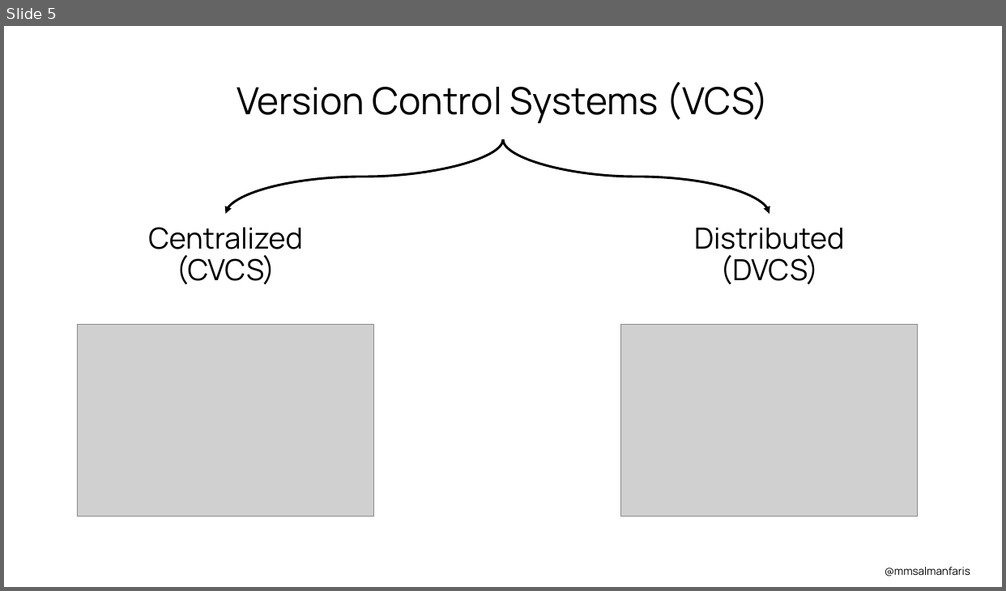
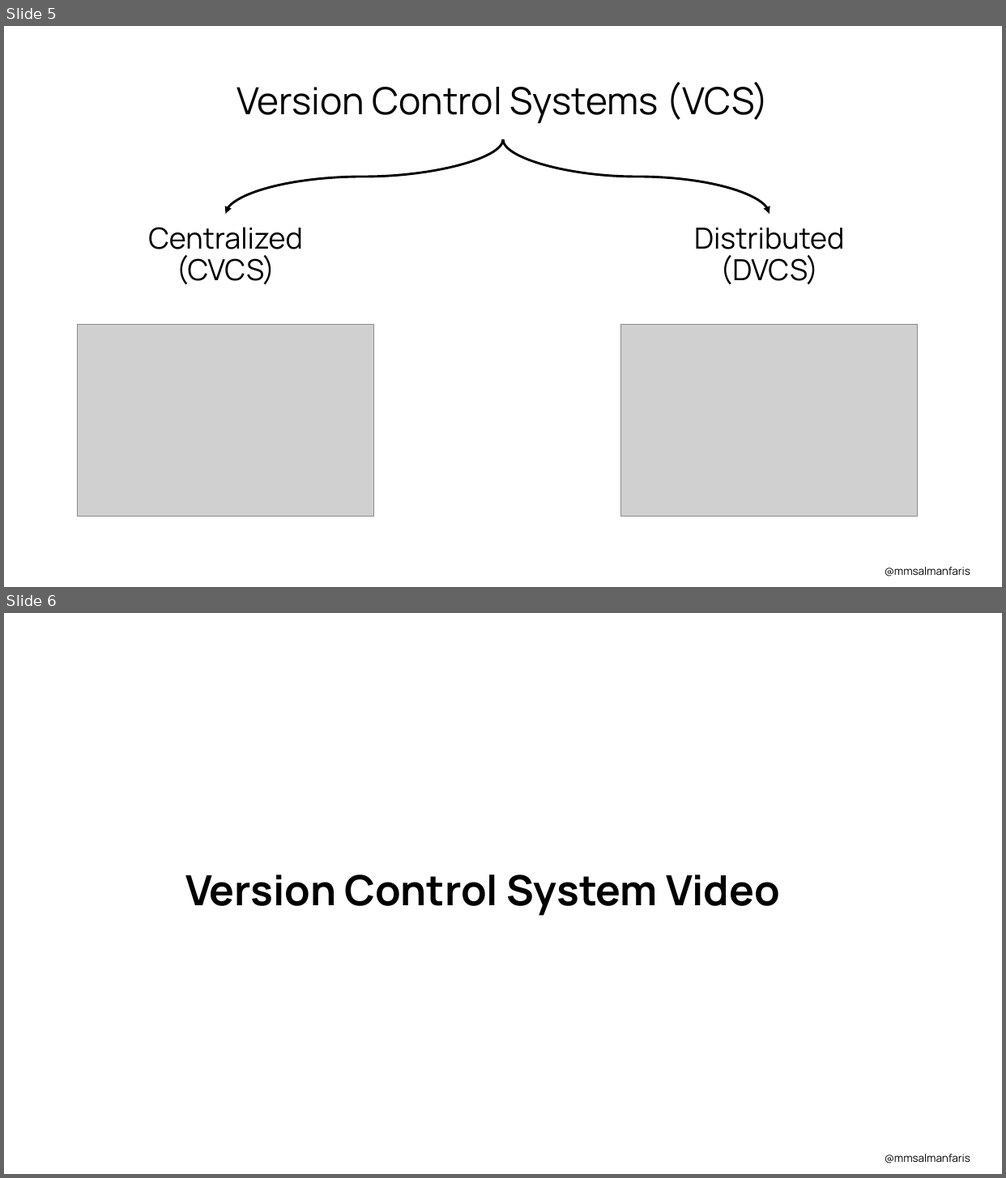
Before and after one commit to mmsalmanfaris/MLSA-Event-Documents, a slide deck: Git & Github.pptx. Shown one above the other, each under a label of ours: slide 5 before the commit, slides 5 and 6 after it. The pictures are 1006x591 and 1006x1178 pixels, drawn with LibreOffice and Linux fonts; fonts in the diff are those of the drawing; grey boxes stand for pictures. Boxes give left, top, right and bottom in pixels: in the first picture for what was removed or moved away, otherwise in the second. Text is boxed around its words. In the diff, an @@ line names an element or a change of style, - is before the commit and + after.

```diff
--- a/Git & Github.pptx
+++ b/Git & Github.pptx
@@ slide 6 added at (x1=4, y1=613, x2=1002, y2=1174), background #FFFFFF @@
@@ title added at (x1=185, y1=875, x2=779, y2=916), 40 pt, text #000000, bold @@
+Version Control System Video
@@ text added at (x1=884, y1=1154, x2=970, y2=1164), 10.5 pt, text #000000 @@
+@mmsalmanfaris
```
Also in this commit, not shown: 1 slide changed, 3 other slides added, 1 other file.
